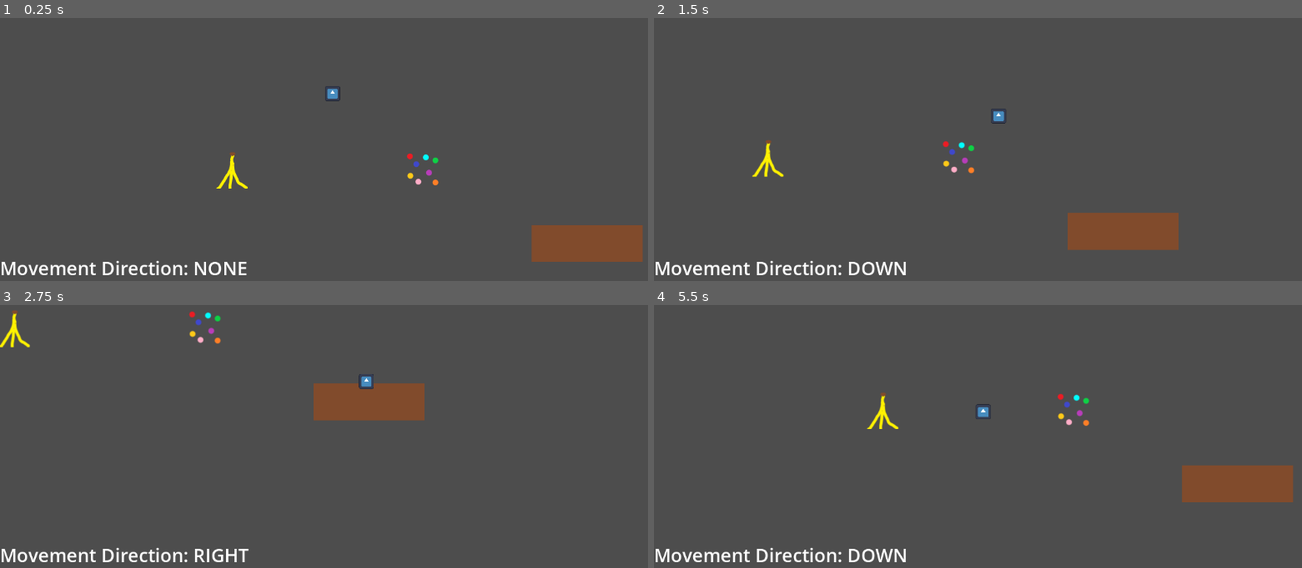
Above: before the commit, frames 1-4 (two rows, left to right).
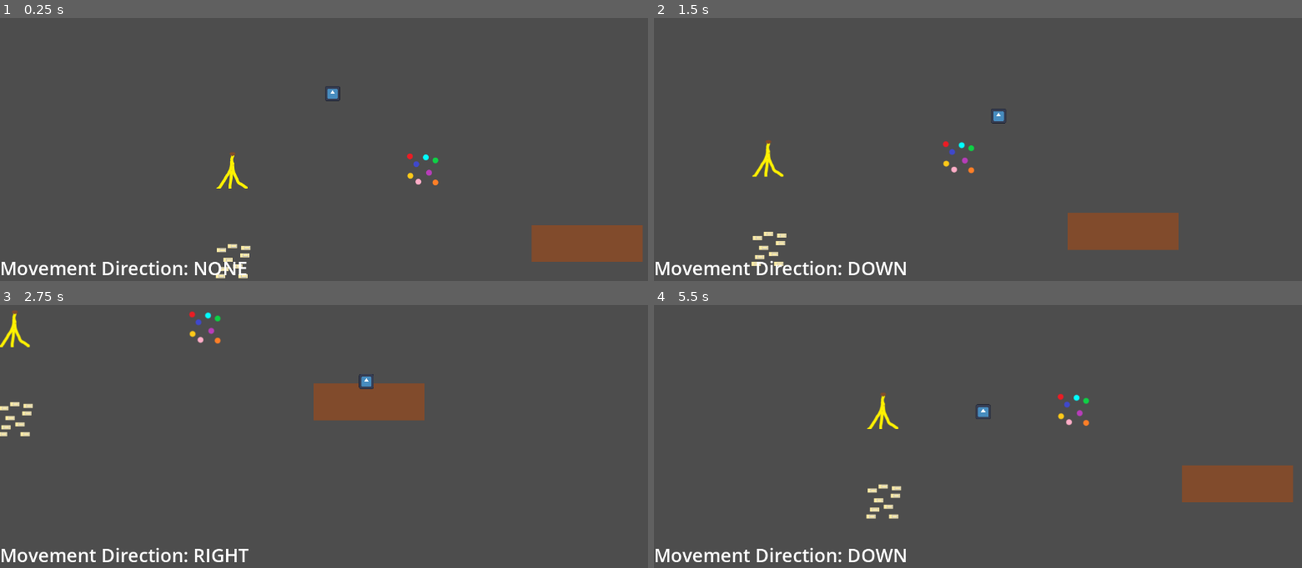
Above: after the commit, the same moments.

Repository: Enriquenf07/game-jam-march-2026
Game: Godot game, scene res://world/world.tscn
Two runs of this game, one before a commit and one after it. Both use one fixed random seed, a clock stepped at 60 frames per second and the inputs below. The engine's default icon, where the game draws it, is replaced by a stand-in: a white triangle on a blue panel in a dark square. Sound files missing from this copy of the repository are replaced by a short silence.
Inputs:
- Up to frame 1 (0.25 s): no input
- Up to frame 2 (1.5 s): tap Enter at 0.5 s; hold D (right) 0.53-1.28 s; hold E (interact) 0.53-1.28 s; hold S (down) from 1.28 s (still down); tap E (interact) at 1.35 s
- Up to frame 3 (2.75 s): release S (down) at 2.03 s; hold D (right) from 2.03 s (still down); hold E (interact) from 2.03 s (still down)
- Up to frame 4 (5.5 s): release D (right) at 2.78 s; release E (interact) at 2.78 s; hold W (up) 2.78-3.53 s; tap E (interact) at 2.85, 4.35 s; hold E (interact) 3.53-4.28 s; hold A (left) 3.53-5.03 s; hold S (down) from 5.03 s (still down); hold E (interact) from 5.03 s (still down)

The runs differ from the first frame. In frame 1, 0.2% of the frame differs, in the area x 33-39%, y 85-100%; in frame 2, 0.2%; in frame 3, 0.2%; in frame 4, 0.3%, in the area x 32-39%, y 68-82%.

Commit message:
Implemented mouse trap interaction

Diff:
--- a/player/player.gd
+++ b/player/player.gd
@@ -92,11 +92,15 @@
 			velocity = Vector2.ZERO
 			print("slipped on marbles")
 		TrapBase.TrapType.MOUSE_TRAP:
+			_is_stunned = true
+			_is_slipping = false
+			_player_visual.play("mouse_trap_hurt")
+			velocity = Vector2.ZERO
 			print("yeowch!!!")
 		TrapBase.TrapType.PUDDLE:
 			print("slipped on puddle")
 
 
 func _on_animated_sprite_2d_animation_finished() -> void:
-	if (_player_visual.animation == "marble_trip"):
+	if (_player_visual.animation == "marble_trip" or _player_visual.animation == "mouse_trap_hurt"):
 		_is_stunned = false
--- a/player/player.tscn
+++ b/player/player.tscn
@@ -22,6 +22,14 @@
 "loop": false,
 "name": &"marble_trip",
 "speed": 1.0
+}, {
+"frames": [{
+"duration": 1.0,
+"texture": ExtResource("2_rkbax")
+}],
+"loop": false,
+"name": &"mouse_trap_hurt",
+"speed": 1.0
 }]
 
 [node name="Player" type="CharacterBody2D" unique_id=1372084186 node_paths=PackedStringArray("_debug_direction_label", "_player_visual") groups=["player"]]
@@ -36,7 +44,6 @@
 position = Vector2(-1.0000038, -1.0000038)
 scale = Vector2(0.203125, 0.203125)
 sprite_frames = SubResource("SpriteFrames_rkbax")
-animation = &"marble_trip"
 autoplay = "default"
 
 [node name="body" type="Node2D" parent="." unique_id=482923969]
--- a/traps/floorboard.tscn
+++ b/traps/floorboard.tscn
@@ -20,7 +20,7 @@
 _trap_visual = NodePath("TrapVisual")
 _trap_trigger_collision = NodePath("TrapCollision")
 _disarm_sound = NodePath("DisarmSoundPlayer")
-_trap_trigger_sound = NodePath("TrapActivationSound")
+_trap_trigger_sound = NodePath("TrapActivationSoundPlayer")
 
 [node name="TrapVisual" type="Sprite2D" parent="." unique_id=206416029]
 texture = ExtResource("1_x4wjo")
@@ -30,7 +30,7 @@
 
 [node name="DisarmSoundPlayer" type="AudioStreamPlayer" parent="." unique_id=2147132096]
 
-[node name="TrapActivationSound" type="AudioStreamPlayer2D" parent="." unique_id=564354438]
+[node name="TrapActivationSoundPlayer" type="AudioStreamPlayer2D" parent="." unique_id=564354438]
 stream = ExtResource("3_4ib02")
 max_distance = 320.0
 
@@ -51,4 +51,4 @@
 debug_color = Color(0.9607843, 0, 0.5254902, 0.41960785)
 
 [connection signal="body_entered" from="." to="." method="_on_body_entered"]
-[connection signal="finished" from="TrapActivationSound" to="." method="_on_trap_activation_sound_finished"]
+[connection signal="finished" from="TrapActivationSoundPlayer" to="." method="_on_trap_activation_sound_finished"]
--- a/traps/marbles/marbles.tscn
+++ b/traps/marbles/marbles.tscn
@@ -57,3 +57,4 @@
 
 [connection signal="body_entered" from="." to="." method="_on_body_entered"]
 [connection signal="trap_disarmed" from="." to="." method="_on_trap_disarmed"]
+[connection signal="finished" from="TrapActivationSoundPlayer" to="." method="_on_trap_activation_sound_finished"]
--- /dev/null
+++ b/traps/mouse_trap/mouse_trap.gd
@@ -0,0 +1,26 @@
+class_name MouseTrap
+extends NoisyTrap
+
+var _disarmed_texture = preload("res://assets/TEMP_mouse_trap_disarmed.png")
+@export var _player_hurt_sound: AudioStreamPlayer2D
+@export var _player_hurt_collision: CollisionShape2D
+
+func _disarm_decorator():
+	print("mouse traps disarmed")
+
+func _on_body_entered(body: Node2D) -> void:
+	super._on_body_entered(body)
+	if (not body.is_in_group("player") or not body.has_method("handle_trap_activation")):
+		return
+	_player_hurt_sound.play()
+	_player_hurt_collision.set_deferred("disabled", false)
+	_trap_visual.texture = _disarmed_texture
+
+func _on_trap_disarmed():
+	_trap_trigger_sound.play()
+	_trap_audio_collision.set_deferred("disabled", false)
+	_trap_visual.texture = _disarmed_texture
+
+func _on_player_hurt_sound_player_finished() -> void:
+	_trap_trigger_collision.set_deferred("disabled", true)
+	_player_hurt_collision.set_deferred("disabled", true)
--- /dev/null
+++ b/traps/mouse_trap/mouse_trap.tscn
@@ -0,0 +1,74 @@
+[gd_scene format=3 uid="uid://602avg8qg6xb"]
+
+[ext_resource type="Script" uid="uid://kd53v7wik11l" path="res://traps/mouse_trap/mouse_trap.gd" id="1_fvs2v"]
+[ext_resource type="Texture2D" uid="uid://brlk2u2nq1euu" path="res://assets/TEMP_mouse_trap_armed.png" id="2_fvs2v"]
+[ext_resource type="AudioStream" uid="uid://cq8afpavmk5e5" path="res://assets/TEMP_mouse_trap_trigger.wav" id="3_1ig7x"]
+[ext_resource type="Script" uid="uid://fpin7rm4san6" path="res://object/interactable_object.gd" id="3_fvs2v"]
+[ext_resource type="AudioStream" uid="uid://ciplvrpgjexj4" path="res://assets/TEMP_mouse_trap_hurt.wav" id="4_2jj4w"]
+
+[sub_resource type="RectangleShape2D" id="RectangleShape2D_6tma0"]
+size = Vector2(54, 54)
+
+[sub_resource type="CircleShape2D" id="CircleShape2D_6tma0"]
+radius = 320.0
+
+[sub_resource type="CircleShape2D" id="CircleShape2D_fvs2v"]
+radius = 384.0
+
+[sub_resource type="CircleShape2D" id="CircleShape2D_1ig7x"]
+radius = 39.0
+
+[node name="MouseTrap" type="Area2D" unique_id=877290527 node_paths=PackedStringArray("_player_hurt_sound", "_player_hurt_collision", "_trap_audio_collision", "_trap_visual", "_trap_trigger_collision", "_disarm_sound", "_trap_trigger_sound", "_trap_interaction_collision")]
+script = ExtResource("1_fvs2v")
+_player_hurt_sound = NodePath("SoundArea/PlayerHurtSoundPlayer")
+_player_hurt_collision = NodePath("SoundArea/PlayerHurtSoundCollision")
+_trap_audio_collision = NodePath("SoundArea/SoundAreaCollision")
+_type_of_trap = 3
+_trap_visual = NodePath("TrapVisual")
+_trap_trigger_collision = NodePath("TrapCollision")
+_disarm_sound = NodePath("DisarmSoundPlayer")
+_trap_trigger_sound = NodePath("TrapActivationSoundPlayer")
+_trap_interaction_collision = NodePath("InteractableArea/InteractionCollision")
+metadata/_custom_type_script = "uid://bbcrcehk7g6b"
+
+[node name="TrapVisual" type="Sprite2D" parent="." unique_id=848609801]
+texture = ExtResource("2_fvs2v")
+
+[node name="TrapCollision" type="CollisionShape2D" parent="." unique_id=643581069]
+shape = SubResource("RectangleShape2D_6tma0")
+
+[node name="DisarmSoundPlayer" type="AudioStreamPlayer" parent="." unique_id=77650762]
+stream = ExtResource("3_1ig7x")
+
+[node name="TrapActivationSoundPlayer" type="AudioStreamPlayer2D" parent="." unique_id=1433791946]
+stream = ExtResource("3_1ig7x")
+
+[node name="SoundArea" type="Area2D" parent="." unique_id=651891787]
+
+[node name="SoundAreaCollision" type="CollisionShape2D" parent="SoundArea" unique_id=823945707]
+shape = SubResource("CircleShape2D_6tma0")
+disabled = true
+debug_color = Color(0.9764706, 0.101960786, 0.29411766, 0.41960785)
+
+[node name="PlayerHurtSoundPlayer" type="AudioStreamPlayer2D" parent="SoundArea" unique_id=1167360739]
+stream = ExtResource("4_2jj4w")
+
+[node name="PlayerHurtSoundCollision" type="CollisionShape2D" parent="SoundArea" unique_id=1062561098]
+shape = SubResource("CircleShape2D_fvs2v")
+disabled = true
+debug_color = Color(0.9764706, 0.101960786, 0.29411766, 0.41960785)
+
+[node name="InteractableArea" type="Area2D" parent="." unique_id=608612683]
+unique_name_in_owner = true
+collision_layer = 2
+script = ExtResource("3_fvs2v")
+metadata/_custom_type_script = "uid://fpin7rm4san6"
+
+[node name="InteractionCollision" type="CollisionShape2D" parent="InteractableArea" unique_id=1834654984]
+shape = SubResource("CircleShape2D_1ig7x")
+debug_color = Color(0.9607843, 0, 0.5254902, 0.41960785)
+
+[connection signal="body_entered" from="." to="." method="_on_body_entered"]
+[connection signal="trap_disarmed" from="." to="." method="_on_trap_disarmed"]
+[connection signal="finished" from="TrapActivationSoundPlayer" to="." method="_on_trap_activation_sound_finished"]
+[connection signal="finished" from="SoundArea/PlayerHurtSoundPlayer" to="." method="_on_player_hurt_sound_player_finished"]
--- a/traps/trap_base.gd
+++ b/traps/trap_base.gd
@@ -19,7 +19,7 @@
 	interactableArea.connect("interacted", _disarm)
 
 func _on_body_entered(body: Node2D) -> void:
-	if (!body.is_in_group("player") || !body.has_method("handle_trap_activation")):
+	if (not body.is_in_group("player") or not body.has_method("handle_trap_activation")):
 		return
 	# Call a function in the player script to handle what happens
 	_trap_trigger_sound.play()
@@ -34,6 +34,7 @@
 	player.set_is_still(false)
 	_trap_trigger_collision.set_deferred("disabled", true)
 	_trap_interaction_collision.set_deferred("disabled", true)
-	_disarm_sound.play()
+	if (_type_of_trap != TrapType.MOUSE_TRAP):
+		_disarm_sound.play()
 	trap_disarmed.emit()
 	_disarm_decorator()
--- a/world/world.tscn
+++ b/world/world.tscn
@@ -4,6 +4,7 @@
 [ext_resource type="PackedScene" uid="uid://gvbi2d7td26c" path="res://traps/floorboard.tscn" id="3_4717r"]
 [ext_resource type="PackedScene" uid="uid://de3paqyhcj6p2" path="res://traps/banana/BananaTrap.tscn" id="3_h5o24"]
 [ext_resource type="PackedScene" uid="uid://cbhd62ic6mqpb" path="res://traps/marbles/marbles.tscn" id="4_h5o24"]
+[ext_resource type="PackedScene" uid="uid://602avg8qg6xb" path="res://traps/mouse_trap/mouse_trap.tscn" id="5_mmdvd"]
 
 [node name="Node2D" type="Node2D" unique_id=408905311]
 script = ExtResource("1_4717r")
@@ -19,3 +20,6 @@
 
 [node name="Marbles" parent="." unique_id=749801095 instance=ExtResource("4_h5o24")]
 position = Vector2(155, 130)
+
+[node name="MouseTrap" parent="." unique_id=877290527 instance=ExtResource("5_mmdvd")]
+position = Vector2(-174, 290)
Binary file added: assets/TEMP_mouse_trap_armed.png
Not shown, added: assets/TEMP_mouse_trap_armed.png.import
Binary file added: assets/TEMP_mouse_trap_disarmed.png
Not shown, added: assets/TEMP_mouse_trap_disarmed.png.import
Not shown, added: assets/TEMP_mouse_trap_hurt.wav.import
Not shown, added: assets/TEMP_mouse_trap_trigger.wav.import
Not shown, added: traps/mouse_trap/mouse_trap.gd.uid
Not shown, added: assets/TEMP_mouse_trap_hurt.wav
Not shown, added: assets/TEMP_mouse_trap_trigger.wav
